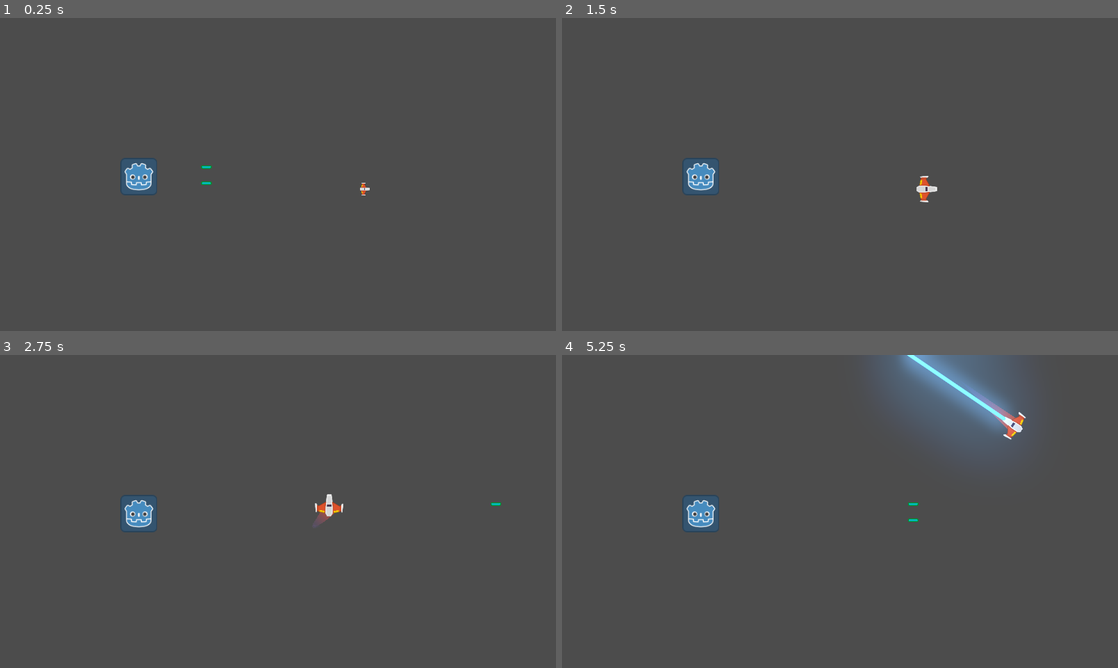
Above: before the commit, frames 1-4 (two rows, left to right).
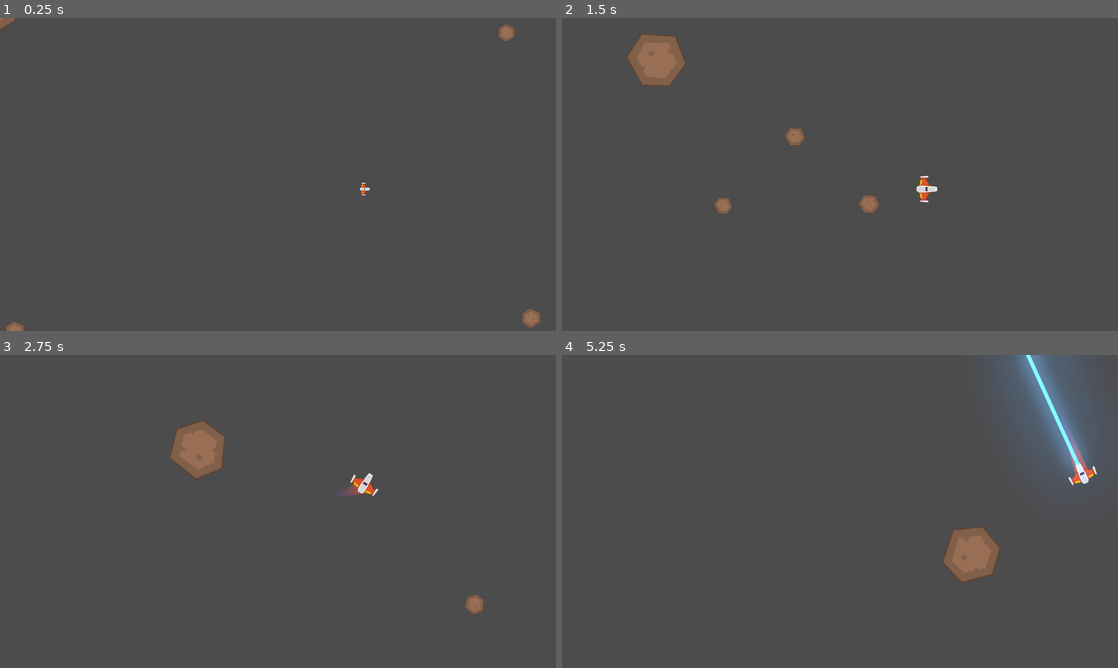
Above: after the commit, the same moments.

Repository: Agustinrach/Meteoritos
Game: Godot game, scene res://Juego/Niveles/NivelTest.tscn
The game is run twice, just before and just after one commit, with the same random seed, the same clock (stepped at 60 frames per second) and the same inputs. The project has no main scene, so this scene is started directly.
Inputs (mouse positions are in pixels of both pictures, inside the frame that each line leads up to):
- Up to frame 1 (0.25 s): no input
- Up to frame 2 (1.5 s): move the mouse to (962, 158) at 0.52 s; press the mouse at (962, 158) at 0.53 s; hold W (mover_adelante) 0.53-1.28 s; move the mouse to (728, 190) at 1.27 s; release the mouse at (728, 190) at 1.28 s; hold S (mover_atras) from 1.28 s (still down); right-click (728, 190) at 1.35 s
- Up to frame 3 (2.75 s): move the mouse to (333, 442) at 2.02 s; release S (mover_atras) at 2.03 s; hold W (mover_adelante) from 2.03 s (still down); hold Left (rotar_antihorario) from 2.03 s (still down)
- Up to frame 4 (5.25 s): move the mouse to (812, 574) at 2.77 s; release Left (rotar_antihorario) at 2.78 s; tap Right (rotar_horario) at 2.85 s; move the mouse to (1006, 558) at 3.52 s; release W (mover_adelante) at 3.53 s; press the mouse at (1006, 558) at 3.53 s; hold S (mover_atras) from 3.53 s (still down); move the mouse to (673, 464) at 4.27 s; release the mouse at (673, 464) at 4.28 s; right-click (673, 464) at 4.35 s; move the mouse to (867, 511) at 5.02 s; hold Left (rotar_antihorario) from 5.03 s (still down)

The runs differ from the first frame. In frame 1, 1.2% of the frame differs, in the area x 0-98%, y 0-100%; in frame 2, 2.5%; in frame 3, 2.7%; in frame 4, 11%, in the area x 21-97%, y 0-73%.

Commit message:
spawn meteorito

Diff:
--- a/Juego/Autoloads/Eventos.gd
+++ b/Juego/Autoloads/Eventos.gd
@@ -2,3 +2,4 @@
 
 signal disparo(proyectil)
 signal nave_destruida (posicion)
+signal spawn_meteorito(posicion, direccion, tamanio)
--- /dev/null
+++ b/Juego/Meteorito/Meteorito.gd
@@ -0,0 +1,50 @@
+#meteorito.gd
+class_name Meteorito
+extends RigidBody2D
+
+onready var impacto_sfx:AudioStreamPlayer2D = $impacto_sfx
+
+## atributos export
+
+export var vel_lineal_base: Vector2= Vector2(300.0,300.0)
+export var vel_ang_base:float = 3.0
+export var hitpoints_base : float = 10.0
+
+#atributos
+var hitpoints:float
+
+## metodos
+
+func _ready() -> void:
+	angular_velocity = vel_ang_base
+
+
+#constructor
+
+func crear(pos: Vector2, dir: Vector2, tamanio:float) -> void:
+	position = pos
+	# calculo masa, tamaño sprite y de colisioandor
+	mass *= tamanio
+	$Sprite.scale= Vector2.ONE * tamanio
+	#radio = diametro / 2
+	var radio:int = int ($Sprite.texture.get_size().x / 2 * tamanio)
+	var forma_colision : CircleShape2D = CircleShape2D.new()
+	forma_colision.radius = radio
+	$CollisionShape2D.shape = forma_colision
+	#calcular velocidades
+	linear_velocity = vel_lineal_base * dir / tamanio
+	angular_velocity = vel_ang_base * tamanio
+	#calcular hitpoints
+	hitpoints = hitpoints_base * tamanio
+
+
+func recibir_danio(danio:float)-> void:
+
+	hitpoints -= danio
+	if hitpoints <=0.0:
+		destruir()
+	#impacto_sfx.play()
+
+func destruir() -> void:
+	$CollisionShape2D.set_deferred("disabled", true)
+	queue_free()
--- /dev/null
+++ b/Juego/Meteorito/Meteorito.tscn
@@ -0,0 +1,29 @@
+[gd_scene load_steps=5 format=2]
+
+[ext_resource path="res://Juego/Meteorito/meteorito.png" type="Texture" id=1]
+[ext_resource path="res://Juego/Meteorito/Meteorito.gd" type="Script" id=2]
+[ext_resource path="res://Juego/Meteorito/impactoMeteorito2.ogg" type="AudioStream" id=3]
+
+[sub_resource type="PhysicsMaterial" id=1]
+friction = 0.0
+rough = true
+bounce = 0.1
+
+[node name="Meteorito" type="RigidBody2D"]
+z_index = 30
+z_as_relative = false
+collision_layer = 4
+collision_mask = 31
+physics_material_override = SubResource( 1 )
+gravity_scale = 0.0
+linear_damp = 0.0
+angular_damp = 0.0
+script = ExtResource( 2 )
+
+[node name="Sprite" type="Sprite" parent="."]
+texture = ExtResource( 1 )
+
+[node name="CollisionShape2D" type="CollisionShape2D" parent="."]
+
+[node name="impacto_sfx" type="AudioStreamPlayer2D" parent="."]
+stream = ExtResource( 3 )
--- /dev/null
+++ b/Juego/Meteorito/SpawnerMeteoritos.gd
@@ -0,0 +1,23 @@
+#MeteoritosSpawner
+class_name MeteoritoSpawner
+extends Position2D
+
+export var direccion:Vector2 = Vector2(1,1)
+export var rango_tamanio_meteorito:Vector2 =  Vector2(0.5,2.2)
+
+
+func _ready() -> void:
+	yield(owner, "ready")
+	spawnear_meteorito()
+
+func spawnear_meteorito() -> void:
+	Eventos.emit_signal(
+		"spawn_meteorito",
+		global_position,
+		direccion,
+		tamanio_meteorito_aleatorio()
+		)
+
+func tamanio_meteorito_aleatorio() -> float:
+	randomize()
+	return rand_range(rango_tamanio_meteorito[0], rango_tamanio_meteorito[1])
--- /dev/null
+++ b/Juego/Meteorito/SpawnerMeteoritos.tscn
@@ -0,0 +1,6 @@
+[gd_scene load_steps=2 format=2]
+
+[ext_resource path="res://Juego/Meteorito/SpawnerMeteoritos.gd" type="Script" id=1]
+
+[node name="SpawnerMeteoritos" type="Position2D"]
+script = ExtResource( 1 )
--- a/Juego/Niveles/Nivel.gd
+++ b/Juego/Niveles/Nivel.gd
@@ -5,9 +5,11 @@
 ## atributos export
 
 export var explosion:PackedScene = null
+export var meteorito:PackedScene
 
 ## atributos onready
 onready var contenedor_proyectiles:Node
+onready var contenedor_meteoritos : Node
 ## metodos
 func _ready() -> void:
 	conectar_Seniales()
@@ -19,11 +21,17 @@
 func conectar_Seniales() -> void:
 		Eventos.connect("disparo", self, "_on_disparo")
 		Eventos.connect("nave_destruida", self, "_on_nave_destruida")
+		Eventos.connect("spawn_meteorito", self, "on_spawn_meteoritos")
 
 func crear_contenedores() -> void:
 	contenedor_proyectiles = Node.new()
 	contenedor_proyectiles.name = "ContenedorProyectiles"
 	add_child(contenedor_proyectiles)
+
+	contenedor_meteoritos = Node.new()
+	contenedor_meteoritos.name = "ContenedorProyectiles"
+	add_child(contenedor_meteoritos)
+
 
 func _on_disparo(proyectil:Proyectil) -> void:
 	contenedor_proyectiles.add_child(proyectil)
@@ -32,3 +40,12 @@
 	var new_explosion: Node2D = explosion.instance()
 	new_explosion.global_position = posicion
 	add_child(new_explosion)
+
+func on_spawn_meteoritos(pos_spawn: Vector2, dir_meteorito: Vector2, tamanio:float) -> void:
+	var new_meteorito:Meteorito = meteorito.instance()
+	new_meteorito.crear(
+		pos_spawn,
+		dir_meteorito,
+		tamanio
+	)
+	contenedor_meteoritos.add_child(new_meteorito)
--- a/Juego/Niveles/NivelTest.tscn
+++ b/Juego/Niveles/NivelTest.tscn
@@ -1,14 +1,16 @@
-[gd_scene load_steps=6 format=2]
+[gd_scene load_steps=7 format=2]
 
 [ext_resource path="res://Juego/Niveles/Nivel.gd" type="Script" id=1]
 [ext_resource path="res://Juego/Naves/player/Player.tscn" type="PackedScene" id=2]
 [ext_resource path="res://default_env.tres" type="Environment" id=3]
 [ext_resource path="res://Juego/Explosiones/Explosion.tscn" type="PackedScene" id=4]
-[ext_resource path="res://Juego/Enemigos/Dimmy/EmenemigoDummy.tscn" type="PackedScene" id=5]
+[ext_resource path="res://Juego/Meteorito/SpawnerMeteoritos.tscn" type="PackedScene" id=6]
+[ext_resource path="res://Juego/Meteorito/Meteorito.tscn" type="PackedScene" id=7]
 
 [node name="NivelTest" type="Node2D"]
 script = ExtResource( 1 )
 explosion = ExtResource( 4 )
+meteorito = ExtResource( 7 )
 
 [node name="Player" parent="." instance=ExtResource( 2 )]
 position = Vector2( 1259.72, 590.267 )
@@ -16,5 +18,18 @@
 [node name="WorldEnvironment" type="WorldEnvironment" parent="."]
 environment = ExtResource( 3 )
 
-[node name="EnemigoDummy" parent="." instance=ExtResource( 5 )]
-position = Vector2( 479.488, 547.447 )
+[node name="SpawnerMeteoritos" parent="." instance=ExtResource( 6 )]
+position = Vector2( 1972.45, -60.6908 )
+direccion = Vector2( -2, 1 )
+
+[node name="SpawnerMeteoritos3" parent="." instance=ExtResource( 6 )]
+position = Vector2( 2035.67, 1135.42 )
+direccion = Vector2( -2, -1 )
+
+[node name="SpawnerMeteoritos4" parent="." instance=ExtResource( 6 )]
+position = Vector2( -144.141, 1178.41 )
+direccion = Vector2( 2, -1 )
+
+[node name="SpawnerMeteoritos2" parent="." instance=ExtResource( 6 )]
+position = Vector2( -106.209, -70.8059 )
+direccion = Vector2( 2, 1 )
--- a/project.godot
+++ b/project.godot
@@ -29,6 +29,16 @@
 "language": "GDScript",
 "path": "res://Juego/Naves/player/Estela/Trail2D.gd"
 }, {
+"base": "RigidBody2D",
+"class": "Meteorito",
+"language": "GDScript",
+"path": "res://Juego/Meteorito/Meteorito.gd"
+}, {
+"base": "Position2D",
+"class": "MeteoritoSpawner",
+"language": "GDScript",
+"path": "res://Juego/Meteorito/SpawnerMeteoritos.gd"
+}, {
 "base": "AudioStreamPlayer2D",
 "class": "Motor",
 "language": "GDScript",
@@ -59,6 +69,8 @@
 "EnemigoDummy": "",
 "Escudo": "",
 "Estela": "",
+"Meteorito": "",
+"MeteoritoSpawner": "",
 "Motor": "",
 "Nivel": "",
 "Player": "",
Not shown, added: Juego/Meteorito/impactoMeteorito2.ogg.import
Binary file added: Juego/Meteorito/meteorito.png
Not shown, added: Juego/Meteorito/meteorito.png.import
Not shown, added: Juego/Meteorito/impactoMeteorito2.ogg
